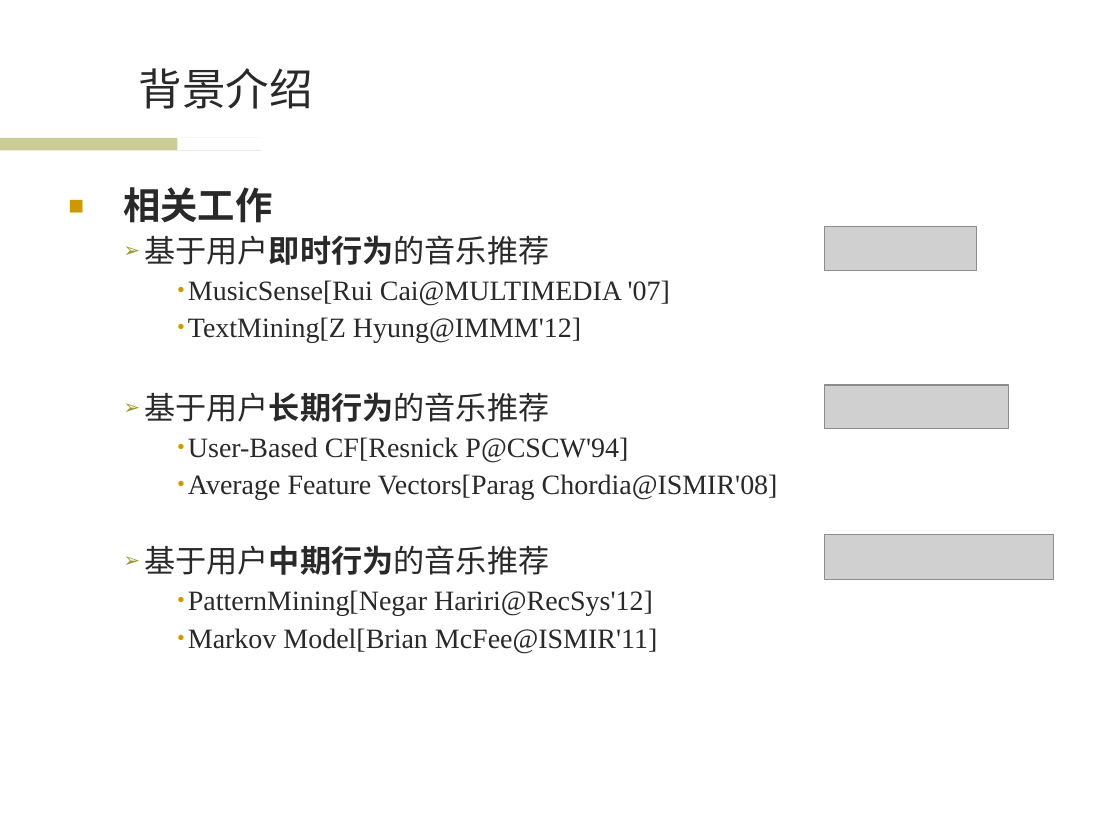
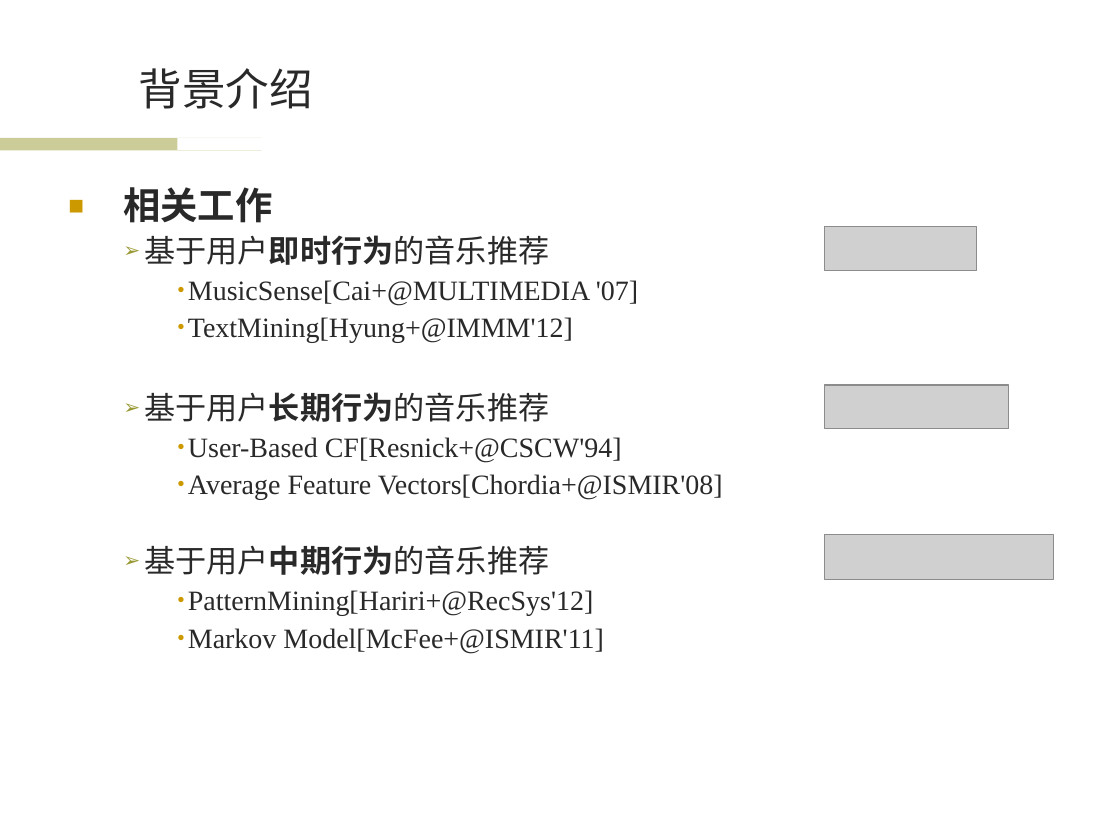
Before and after one commit to wwssttt/NJUThesis, a slide deck: slide 5 of ppt/一种基于时间序列分析的个性化音乐推荐系统及其实现.ppt. Drawn at 1120x840 pixels with LibreOffice and Linux fonts; fonts in the diff are those of the drawing; grey boxes stand for pictures; background and template pictures are left out. Boxes give left, top, right and bottom in pixels: in the first picture for what was removed or moved away, otherwise in the second. Text is boxed around its words. In the diff, an @@ line names an element or a change of style, - is before the commit and + after.

Commit message:
ppt2.2

```diff
--- a/ppt/一种基于时间序列分析的个性化音乐推荐系统及其实现.ppt
+++ b/ppt/一种基于时间序列分析的个性化音乐推荐系统及其实现.ppt
@@ text at bbox=[188, 280, 638, 343]: text changed @@
-    • MusicSense[Rui Cai@MULTIMEDIA '07]
-    • TextMining[Z Hyung@IMMM'12]
+    • MusicSense[Cai+@MULTIMEDIA '07]
+    • TextMining[Hyung+@IMMM'12]
@@ text at bbox=[188, 437, 723, 500]: text changed @@
-    • User-Based CF[Resnick P@CSCW'94]
-    • Average Feature Vectors[Parag Chordia@ISMIR'08]
+    • User-Based CF[Resnick+@CSCW'94]
+    • Average Feature Vectors[Chordia+@ISMIR'08]
@@ text at bbox=[188, 590, 604, 653]: text changed @@
-    • PatternMining[Negar Hariri@RecSys'12]
-    • Markov Model[Brian McFee@ISMIR'11]
+    • PatternMining[Hariri+@RecSys'12]
+    • Markov Model[McFee+@ISMIR'11]
```
Also in this commit, not shown: 11 other slides changed, 1 slide added.
